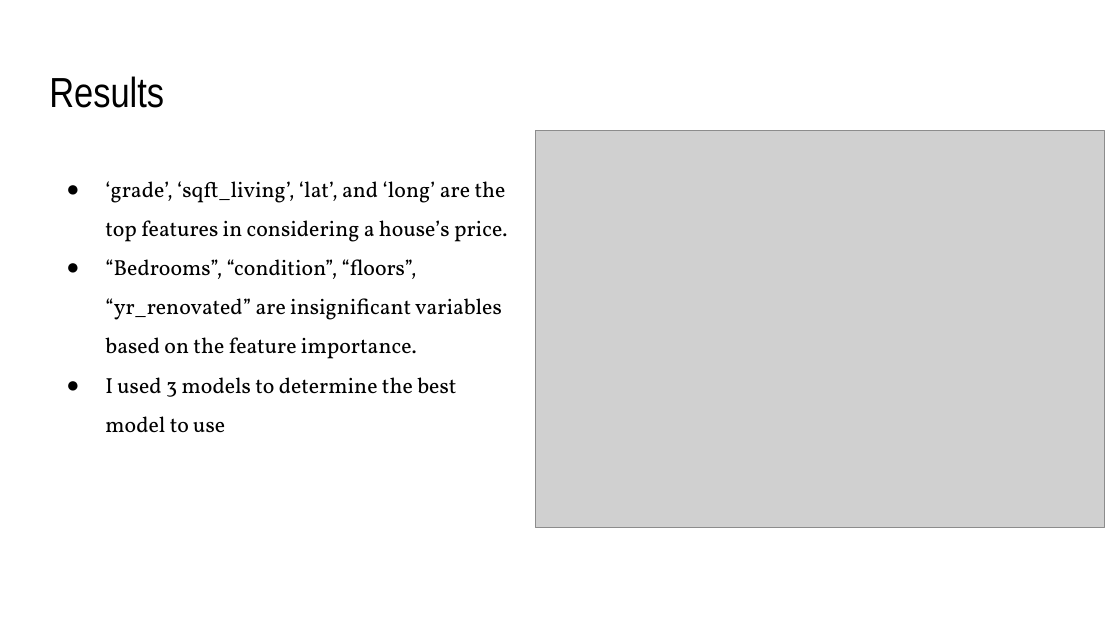
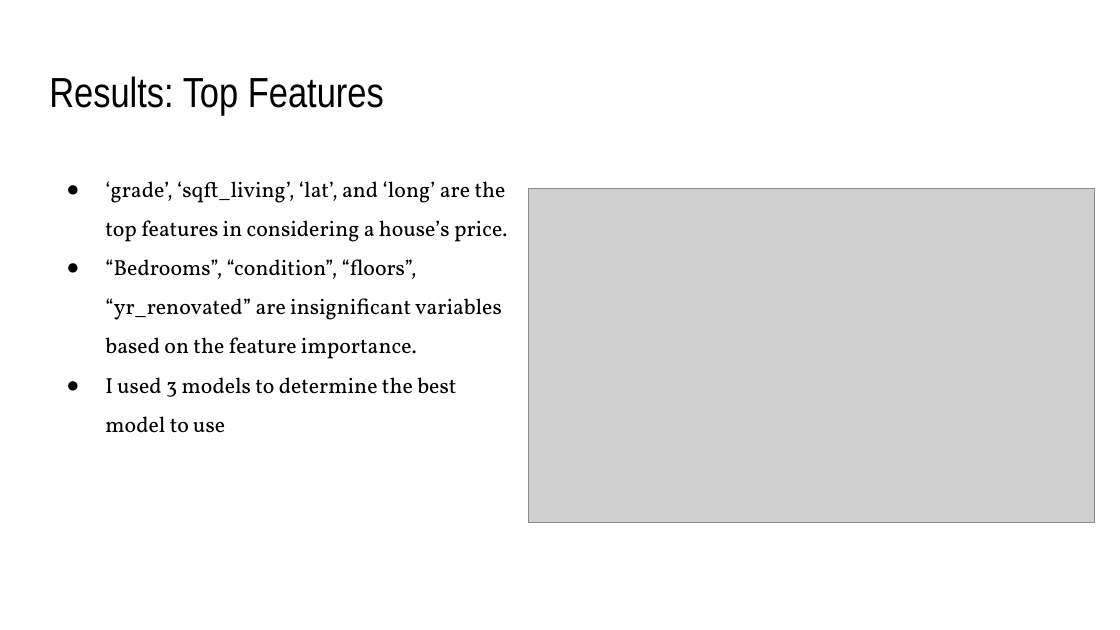
Before and after one commit to KierraDangerfield/Predicting-King-County-House-Prices, a slide deck: slide 12 of Reports/Predicting King County House Prices.pptx. Drawn at 1120x630 pixels with LibreOffice and Linux fonts; fonts in the diff are those of the drawing; grey boxes stand for pictures. Boxes give left, top, right and bottom in pixels: in the first picture for what was removed or moved away, otherwise in the second. Text is boxed around its words. In the diff, an @@ line names an element or a change of style, - is before the commit and + after.

```diff
--- a/Reports/Predicting King County House Prices.pptx
+++ b/Reports/Predicting King County House Prices.pptx
@@ title at bbox=[49, 76, 384, 116]: text changed @@
-Results
+Results: Top Features
@@ picture: place and size @@
-picture at bbox=[535, 130, 1105, 528]
+picture at bbox=[529, 188, 1095, 522]
```
Also in this commit, not shown: 9 other slides changed, 2 slides added.
